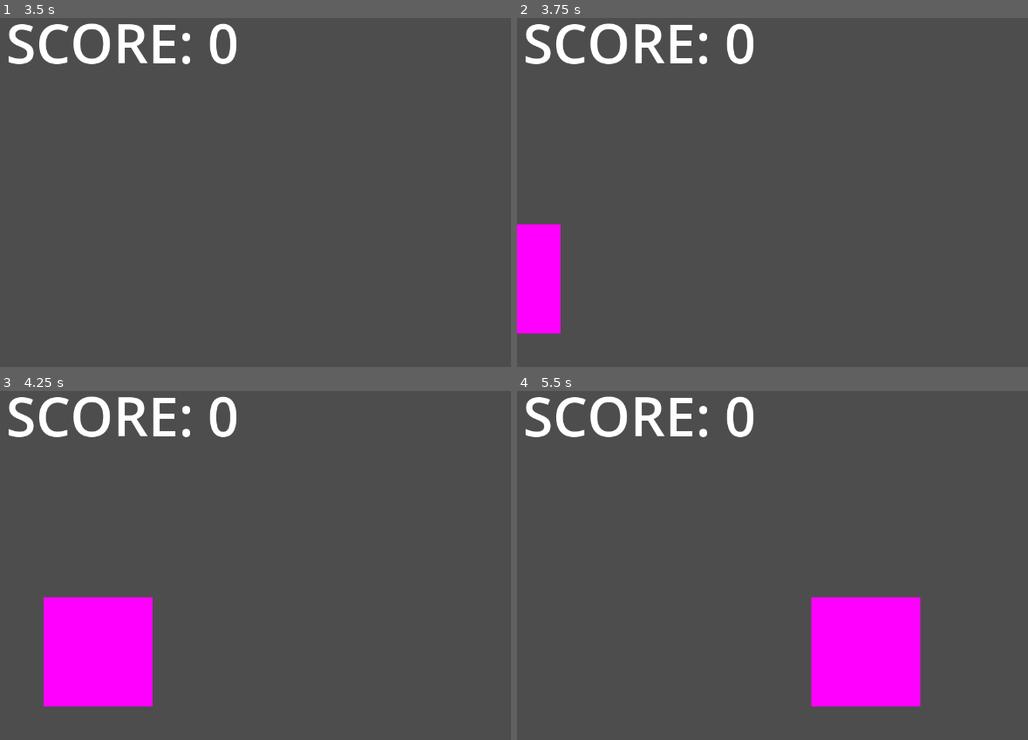
Above: before the commit, frames 1-4 (two rows, left to right).
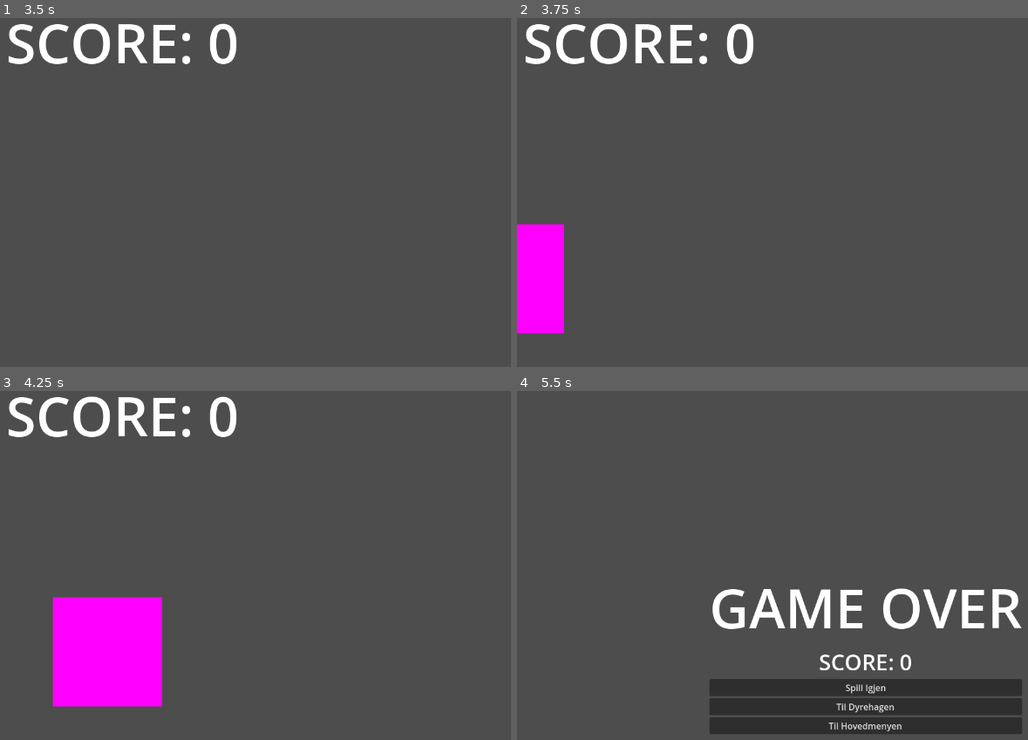
Above: after the commit, the same moments.

Repository: Sondrejk/first_day_at_the_dyrepark
Game: Godot game, scene res://Dyrepark/Scenes/Main.tscn
Same seed, same stepped clock (60 frames per second), same inputs: the game is played once before the commit and once after it.
Inputs:
- Up to frame 1 (3.5 s): tap Enter at 0.5, 2.75 s; hold Right (ui_right) 0.53-1.28 s; tap O at 0.6, 1.55, 2.1, 3.05 s; tap I at 0.8, 1.35, 2.3, 2.85 s; hold Down (ui_down) 1.28-2.03 s; tap Space at 2 s; hold Right (ui_right) 2.03-2.78 s; hold Up (ui_up) from 2.78 s (still down)
- Up to frame 2 (3.75 s): tap Space at 3.5 s; release Up (ui_up) at 3.53 s; hold Left (ui_left) from 3.53 s (still down); tap O at 3.6 s
- Up to frame 3 (4.25 s): keep holding Left (ui_left); tap I at 3.8 s
- Up to frame 4 (5.5 s): tap I at 4.35, 5.3 s; tap O at 4.55, 5.1 s; release Left (ui_left) at 5.03 s; hold Down (ui_down) from 5.03 s (still down)

Frame 1 is identical in both runs. In frame 2, 0.2% of the frame differs, in the area x 8-10%, y 59-91%; in frame 3, 1.2%; in frame 4, 18%, in the area x 1-99%, y 1-99%.

Commit message:
Add difficulty scaling by increased movement speed
Uses a function y = ax+b to increase a game_speed variable.
The variable is then used to increase the movement speed

Diff:
--- a/First Day At The Dyrepark/KlappHunden/Scenes/Dog.tscn
+++ b/First Day At The Dyrepark/KlappHunden/Scenes/Dog.tscn
@@ -83,8 +83,6 @@
 
 [node name="Dog" instance=ExtResource("1_icm1r")]
 script = ExtResource("2_ylnp0")
-move_speed = null
-petted = null
 
 [node name="Sprite2D" type="Sprite2D" parent="." index="0"]
 position = Vector2(0, -1.52588e-05)
--- a/First Day At The Dyrepark/KlappHunden/Scripts/Animal.gd
+++ b/First Day At The Dyrepark/KlappHunden/Scripts/Animal.gd
@@ -3,7 +3,8 @@
 
 @onready var game_manager : Node2D = $".."
 @onready var animation_player : AnimationPlayer = $AnimationPlayer
-@export var move_speed : float = 200
+@export var start_speed : float = 200
+@export var move_speed : float = start_speed
 @export var petted : bool = false
 var start_position = Vector2(-800, 100)
 
@@ -15,7 +16,7 @@
 # Moves the animal across the screen, can give exact x position
 func walk_to_target(delta : float, target : float):
 	# Moves the animal to the exact target x coordinate, if its close enough
-	if abs(position.x - target) < move_speed * delta:
+	if abs(position.x - target) < move_speed * delta/2:
 		position.x = target
 		return true
 	# Moves the animal to the right if it isnt
--- a/First Day At The Dyrepark/KlappHunden/Scripts/Bear.gd
+++ b/First Day At The Dyrepark/KlappHunden/Scripts/Bear.gd
@@ -1,6 +1,7 @@
 extends Animal
 
 func _process(delta):
+	move_speed = start_speed * game_manager.game_speed
 	if position.x >= 700:
 		despawn()
 	if walk_to_target(delta, 0) and Input.is_key_label_pressed(KEY_O):
--- a/First Day At The Dyrepark/KlappHunden/Scripts/Dog.gd
+++ b/First Day At The Dyrepark/KlappHunden/Scripts/Dog.gd
@@ -7,6 +7,7 @@
 var Hund2 = preload("res://KlappHunden/Sprites/Hund_2.png")
 var Hund3 = preload("res://KlappHunden/Sprites/Hund_3.png")
 
+# Changes texture based on input number
 func change_texture(num):
 	if num == 1:
 		sprite.texture = Hund1
@@ -21,6 +22,10 @@
 
 
 func _process(delta):
+	# Difficulty speed scaling
+	move_speed = start_speed * game_manager.game_speed
+
+	# Movement logic
 	if position.x > 700:
 		despawn()
 	elif walk_to_target(delta, 0) and Input.is_key_label_pressed(KEY_I):
--- a/First Day At The Dyrepark/KlappHunden/Scripts/KlappHundenManager.gd
+++ b/First Day At The Dyrepark/KlappHunden/Scripts/KlappHundenManager.gd
@@ -15,6 +15,7 @@
 
 var is_game_active : bool = true
 var score : int = 0
+var game_speed : float = 1
 
 # Used to calculate total gametime
 var start_time = Time.get_unix_time_from_system()
@@ -35,6 +36,8 @@
 
 	# Difficulty scaling
 	spawn_timer.wait_time = 75/(game_time + 25)
+	game_speed = 0.02 * game_time + 1
+
 
 
 # Adds score and updates the score text
